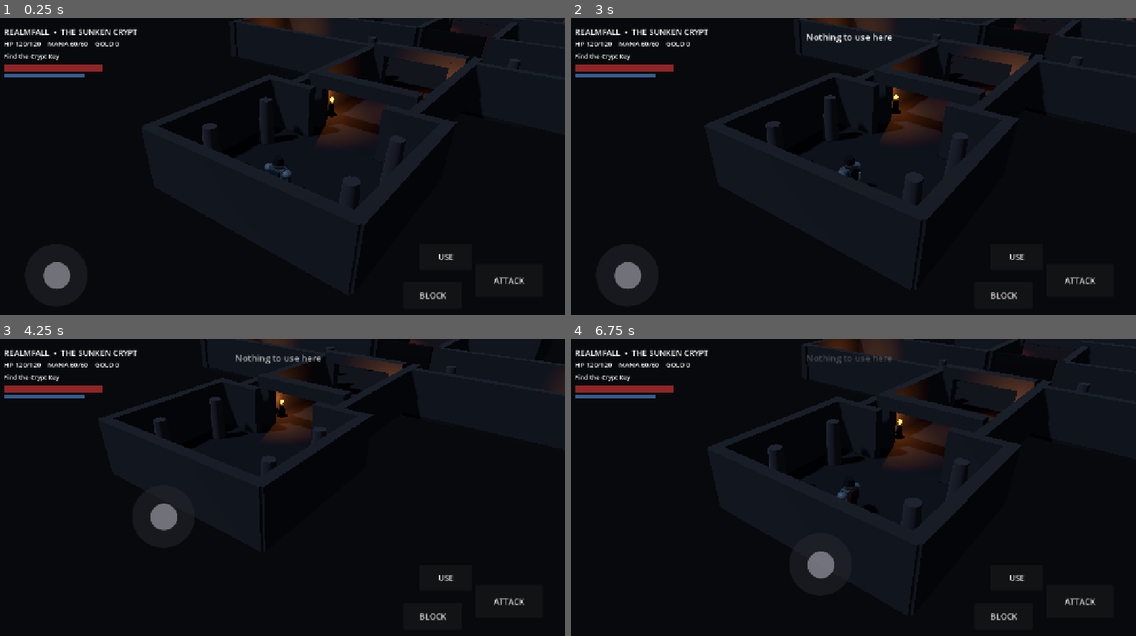
Above: before the commit, frames 1-4 (two rows, left to right).
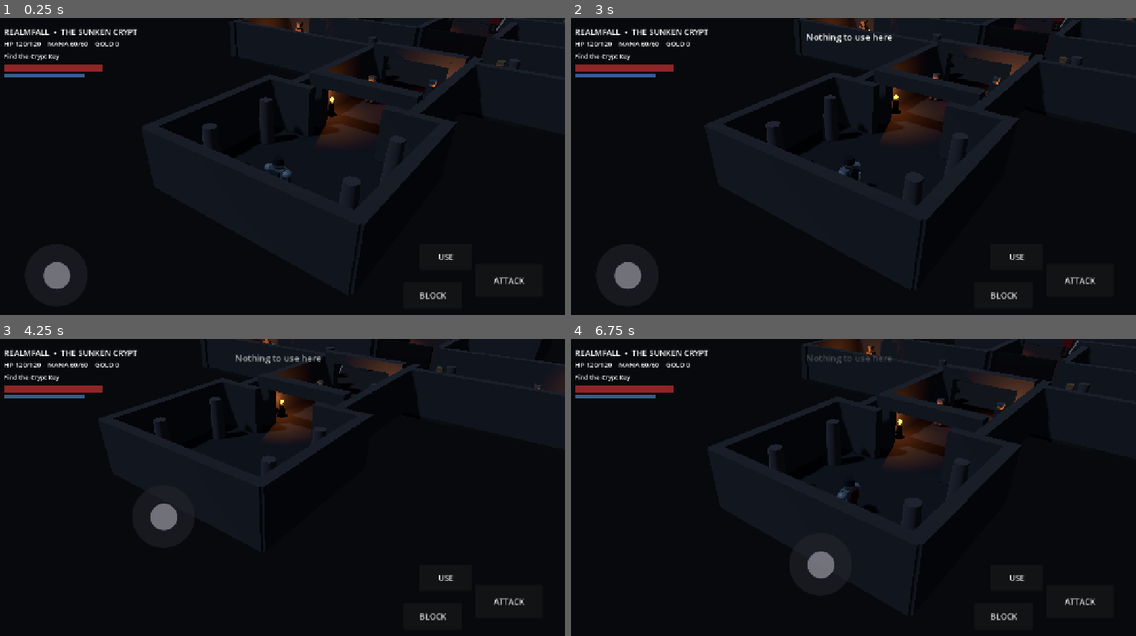
Above: after the commit, the same moments.

Repository: fabitiko93-cmd/Game-Test
Game: Godot game, scene res://Main.tscn
The game is run twice, just before and just after one commit, with the same random seed, the same clock (stepped at 60 frames per second) and the same inputs.
Inputs (mouse positions are in pixels of both pictures, inside the frame that each line leads up to):
- Up to frame 1 (0.25 s): no input
- Up to frame 2 (3 s): click "ATTACK" at 0.5 s; click "BLOCK" at 1.25 s; click "USE" at 2 s; tap Enter at 2.75 s; move the mouse to (977, 163) at 2.77 s; hold D (move_right) from 2.78 s (still down); click (977, 163) at 2.92 s
- Up to frame 3 (4.25 s): release D (move_right) at 3.5 s; drag from (163, 517) to (248, 564) at 3.52 s
- Up to frame 4 (6.75 s): move the mouse to (904, 428) at 4.27 s; hold D (move_right) 4.28-5 s; tap Space at 5 s; drag from (819, 564) to (678, 451) at 5.02 s; move the mouse to (1023, 546) at 5.77 s; hold A (move_left) 5.78-6.5 s; drag from (678, 451) to (763, 419) at 6.52 s

The runs differ from the first frame. In frame 1, 0.3% of the frame differs, in the area x 52-91%, y 0-29%; in frame 2, 0.3%; in frame 3, 0.1%; in frame 4, 0.4%, in the area x 52-90%, y 0-30%.
Error before the commit: Parse Error: Expression is of type "RealmEnemy" so it can't be of type "CanvasItem". (res://enemy.gd:72)

Commit message:
Fix 3D enemy death animation compile error

Diff:
--- a/godot/enemy.gd
+++ b/godot/enemy.gd
@@ -65,12 +65,12 @@
 
 func _die() -> void:
 	dead = true
+	velocity = Vector3.ZERO
 	remove_from_group("enemies")
 	emit_signal("defeated", self)
 	var tw := create_tween()
-	tw.tween_property(self, "scale", Vector3(1.2, 0.15, 1.2), 0.22)
-	tw.tween_property(self, "modulate", Color(1,1,1,0), 0.18) if self is CanvasItem else null
-	await get_tree().create_timer(0.28).timeout
+	tw.tween_property(self, "scale", Vector3(1.2, 0.12, 1.2), 0.22)
+	await tw.finished
 	queue_free()
 
 func _flash() -> void:
